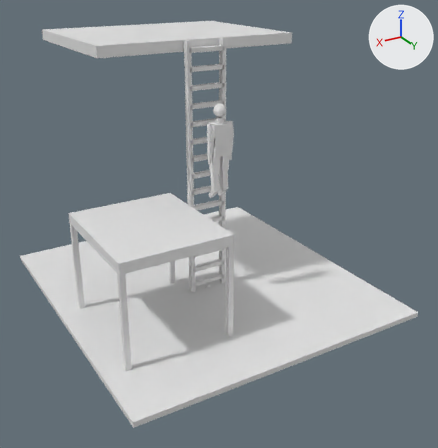
An edit to the Blender file src/ConcernedLadders/AnimationSources/LadderGait.blend, drawn before and after from the same camera.
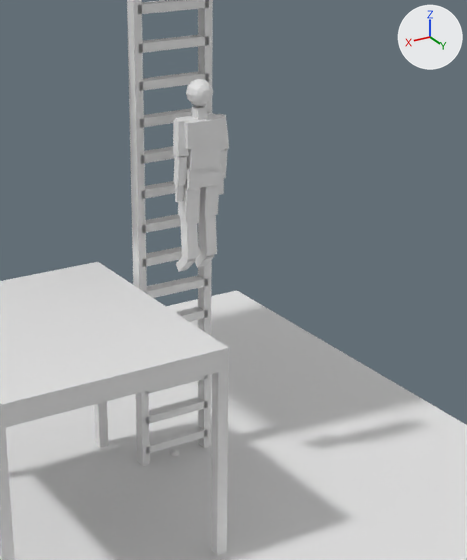
There are two pictures of each version: one whole from a 50 mm camera at (5.57, 9.75, 6.24) aimed at (-0.11, 0.29, 1.51), one close up on the part from 28% to 80% of the width and 15% to 76% of the height. The lights are fixed; the arrows at upper right show +X, +Y and +Z. The last two pictures show the newer version.

Script lines for the objects in view, before the commit:
```python
ob_geo_sidepost_0 = bpy.data.objects.new('GEO_SidePost.0', me_geo_sidepost_0)
ob_geo_sidepost_0.location = (0.0, 0.0, 0.0)
ob_msh_chest = bpy.data.objects.new('MSH_chest', me_msh_chest)
ob_msh_chest.location = (0.0, 0.5, 3.6)
ob_msh_chest.rotation_euler = (1.571, 0.0, 0.0)  # degrees (90, 0, 0)
ob_msh_forearm_l = bpy.data.objects.new('MSH_forearm.L', me_msh_forearm_l)
ob_msh_forearm_l.location = (0.21, 0.5, 3.03)
ob_msh_forearm_l.rotation_euler = (-1.681, 0.0, 0.0)  # degrees (-96, 0, 0)
ob_msh_head = bpy.data.objects.new('MSH_head', me_msh_head)
ob_msh_head.location = (0.0, 0.5, 3.95)
ob_msh_head.rotation_euler = (1.571, 0.0, 0.0)  # degrees (90, 0, 0)
ob_msh_hips = bpy.data.objects.new('MSH_hips', me_msh_hips)
ob_msh_hips.location = (0.0, 0.58, 3.12)
ob_msh_neck = bpy.data.objects.new('MSH_neck', me_msh_neck)
ob_msh_neck.location = (0.0, 0.5, 3.7)
ob_msh_neck.rotation_euler = (1.571, 0.0, 0.0)  # degrees (90, 0, 0)
ob_msh_spine = bpy.data.objects.new('MSH_spine', me_msh_spine)
ob_msh_spine.location = (0.0, 0.5, 3.37)
ob_msh_spine.rotation_euler = (1.571, 0.0, 0.0)  # degrees (90, 0, 0)
ob_msh_upper_arm_l = bpy.data.objects.new('MSH_upper_arm.L', me_msh_upper_arm_l)
ob_msh_upper_arm_l.location = (0.21, 0.53, 3.3)
ob_msh_upper_arm_l.rotation_euler = (-1.467, -0.0598, -0.0664)  # degrees (-84, -3.4, -3.8)
ob_msh_upper_arm_r = bpy.data.objects.new('MSH_upper_arm.R', me_msh_upper_arm_r)
ob_msh_upper_arm_r.location = (-0.21, 0.53, 3.3)
ob_msh_upper_arm_r.rotation_euler = (-1.467, 0.0598, 0.0664)  # degrees (-84, 3.4, 3.8)
# also in view: 'GEO_SideFloor' at (1.55, 0.6, 1.9); 'GEO_Rung.12' at (0.0, 0.0, 4.17); 'GEO_Rung.10' at (0.0, 0.0, 3.5); 'MSH_thigh.R' at (-0.1, 0.49, 2.89); 'GEO_Rung.01' at (0.0, 0.0, 0.5)
```
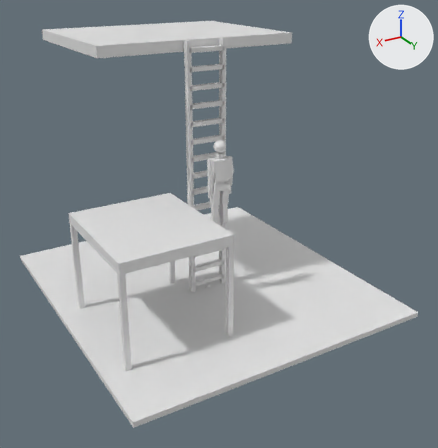
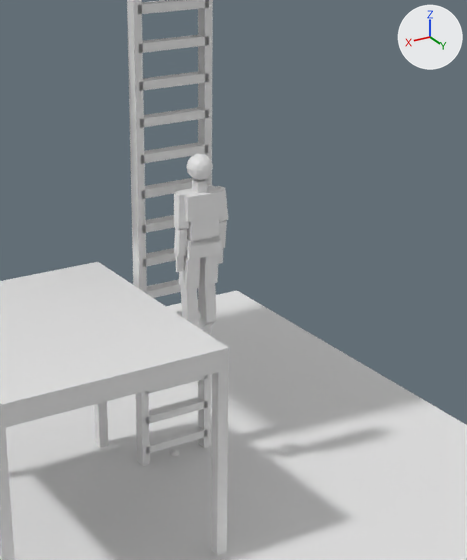
What the commit changed:
Object 'MSH_hips' (ob_msh_hips) moves from (0.0, 0.58, 3.12) to (0.0, 0.58, 2.45).
Object 'MSH_spine' (ob_msh_spine) moves from (0.0, 0.5, 3.37) to (0.0, 0.5, 2.7).
Object 'MSH_chest' (ob_msh_chest) moves from (0.0, 0.5, 3.6) to (0.0, 0.5, 2.93).
Object 'MSH_neck' (ob_msh_neck) moves from (0.0, 0.5, 3.7) to (0.0, 0.5, 3.03).
Object 'MSH_head' (ob_msh_head) moves from (0.0, 0.5, 3.95) to (0.0, 0.5, 3.28).
Object 'MSH_upper_arm.L' (ob_msh_upper_arm_l) moves from (0.21, 0.53, 3.3) to (0.21, 0.53, 2.63).
Object 'MSH_upper_arm.R' (ob_msh_upper_arm_r) moves from (-0.21, 0.53, 3.3) to (-0.21, 0.53, 2.63).
Object 'MSH_forearm.L' (ob_msh_forearm_l) moves from (0.21, 0.5, 3.03) to (0.21, 0.5, 2.36).
Object 'MSH_forearm.R' (ob_msh_forearm_r) moves from (-0.21, 0.5, 3.03) to (-0.21, 0.5, 2.36).
Object 'MSH_hand.L' (ob_msh_hand_l) moves from (0.21, 0.5, 2.87) to (0.21, 0.5, 2.2).
Object 'MSH_hand.R' (ob_msh_hand_r) moves from (-0.21, 0.5, 2.87) to (-0.21, 0.5, 2.2).
Object 'MSH_thigh.L' (ob_msh_thigh_l) moves from (0.1, 0.47, 2.7) to (0.1, 0.47, 2.03).
Object 'MSH_thigh.R' (ob_msh_thigh_r) moves from (-0.1, 0.47, 2.7) to (-0.1, 0.47, 2.03).
Object 'MSH_shin.L' (ob_msh_shin_l) moves from (0.1, 0.5, 2.31) to (0.1, 0.5, 1.65).
Object 'MSH_shin.R' (ob_msh_shin_r) moves from (-0.1, 0.5, 2.31) to (-0.1, 0.5, 1.65).
Object 'MSH_foot.R' (ob_msh_foot_r) moves from (-0.1, 0.34, 2.17) to (-0.1, 0.34, 1.5).

What differs and where, as boxes (x1, y1, x2, y2) in the close-ups (467 x 560 px):
'MSH_chest', moved
    before: (175, 113, 225, 149)
    after: (175, 185, 224, 222)
'MSH_spine', moved
    before: (187, 144, 220, 176)
    after: (187, 216, 220, 247)
'MSH_shin.R', moved
    before: (199, 213, 217, 256)
    after: (199, 282, 217, 323)
'MSH_shin.L', moved
    before: (180, 217, 199, 260)
    after: (181, 286, 198, 326)
'MSH_thigh.L', moved
    before: (178, 179, 200, 220)
    after: (178, 252, 200, 289)
'MSH_hips', moved
    before: (185, 164, 222, 189)
    after: (184, 234, 221, 260)
'MSH_head', moved
    before: (186, 79, 213, 106)
    after: (186, 154, 213, 180)
'MSH_thigh.R', moved
    before: (199, 184, 219, 217)
    after: (199, 254, 219, 285)
'MSH_upper_arm.L', moved
    before: (173, 120, 189, 157)
    after: (174, 193, 189, 229)
'MSH_forearm.L', moved
    before: (173, 156, 187, 186)
    after: (174, 228, 187, 257)
'MSH_neck', moved
    before: (192, 106, 208, 120)
    after: (192, 179, 207, 193)
'MSH_forearm.R', moved
    before: (220, 149, 228, 179)
    after: (219, 220, 227, 248)
'MSH_upper_arm.R', moved
    before: (216, 114, 229, 151)
    after: (215, 186, 228, 222)
'MSH_foot.R', moved
    before: (195, 254, 214, 268)
    after: (196, 320, 214, 331)
'MSH_hand.L', moved
    before: (175, 185, 184, 202)
    after: (176, 256, 184, 272)
'MSH_hand.R', moved
    before: (219, 178, 224, 195)
    after: (218, 248, 223, 264)
